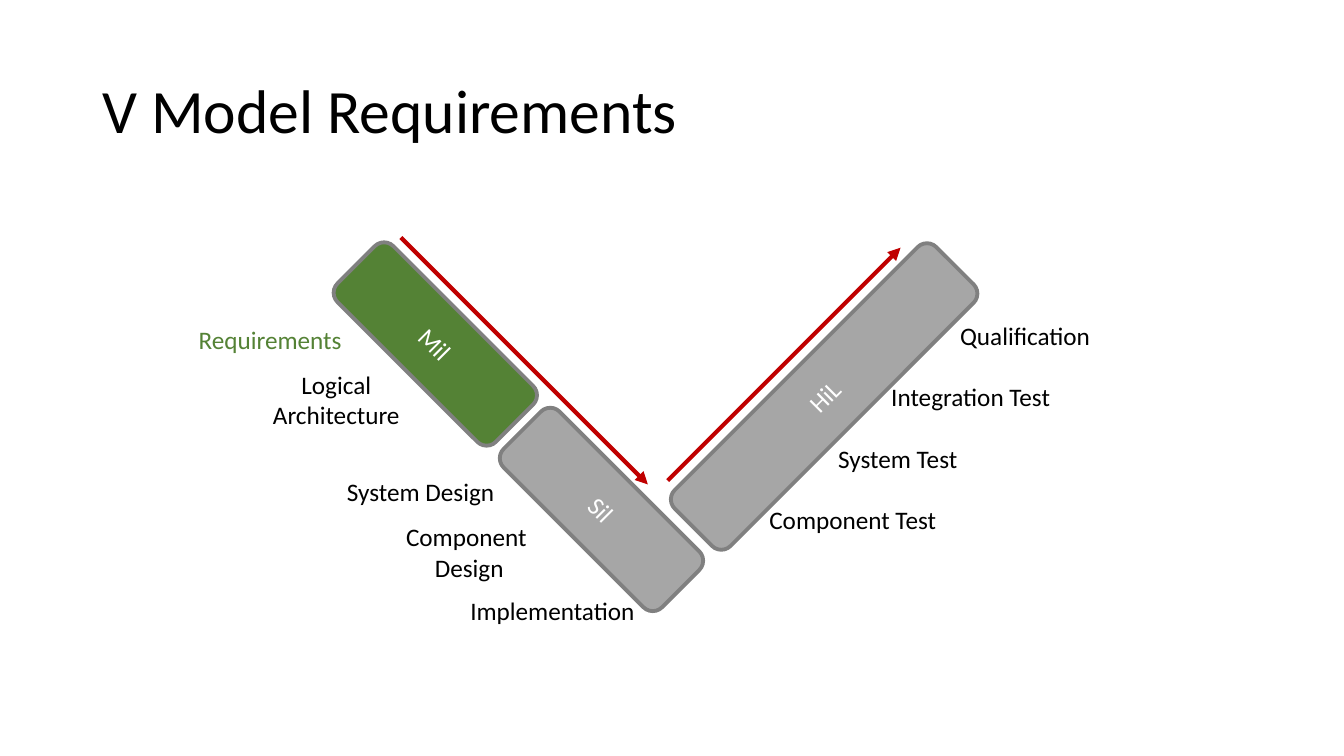
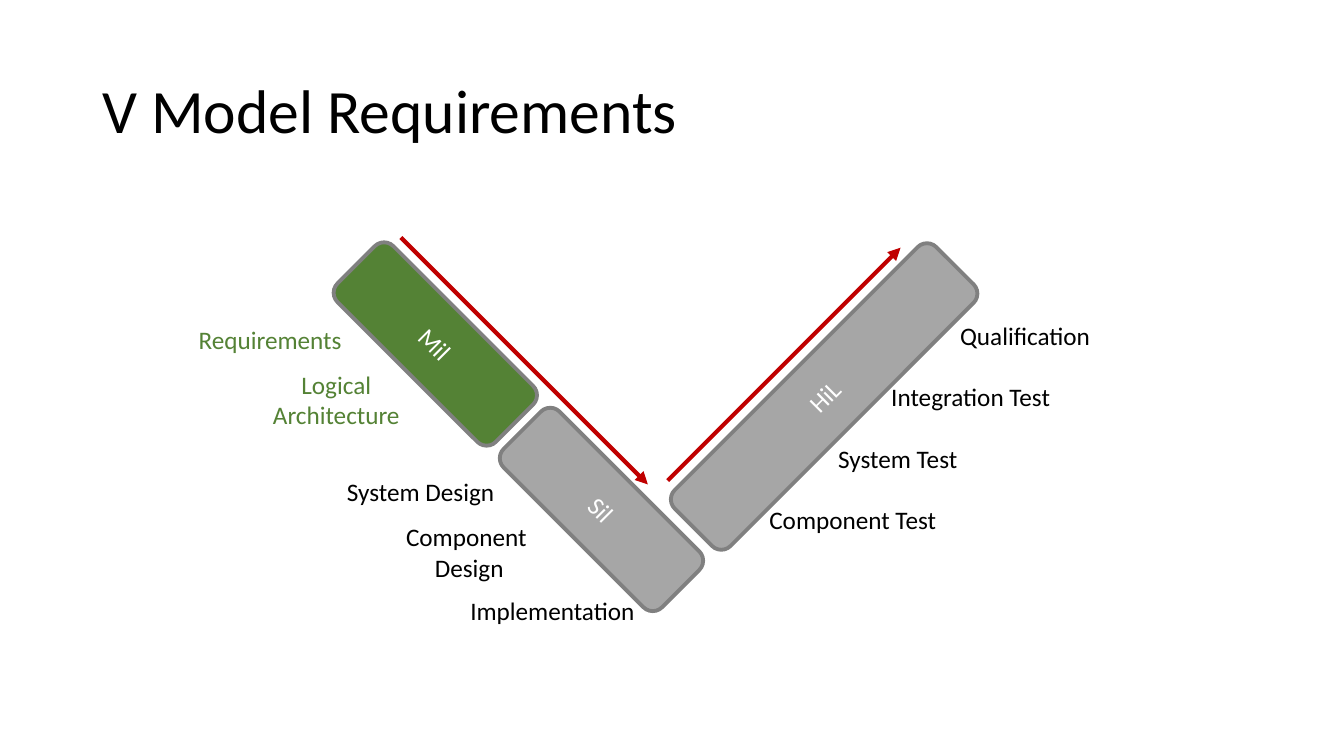
Before and after one commit to lukasschwoerer/MechProjELS, a slide deck: slide 3 of Report/Pictures/Pictures.pptx. Drawn at 1344x756 pixels with LibreOffice and Linux fonts; fonts in the diff are those of the drawing. Boxes give left, top, right and bottom in pixels: in the first picture for what was removed or moved away, otherwise in the second. Text is boxed around its words. In the diff, an @@ line names an element or a change of style, - is before the commit and + after.

```diff
--- a/Report/Pictures/Pictures.pptx
+++ b/Report/Pictures/Pictures.pptx
@@ text "Logical Architecture" at <box>273,376,400,424</box>: text colour #000000 to #548235 @@
```
Also in this commit, not shown: 2 other slides changed, 2 slides added, 6 slides removed, 29 other files.
